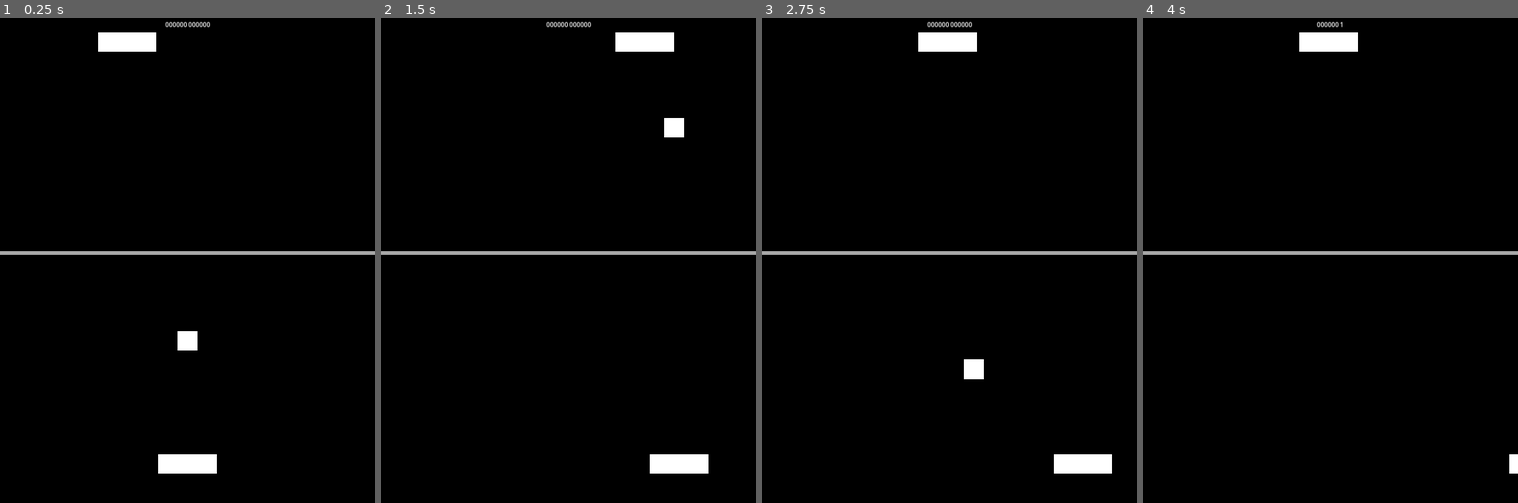
Above: before the commit, frames 1-4 (left to right).
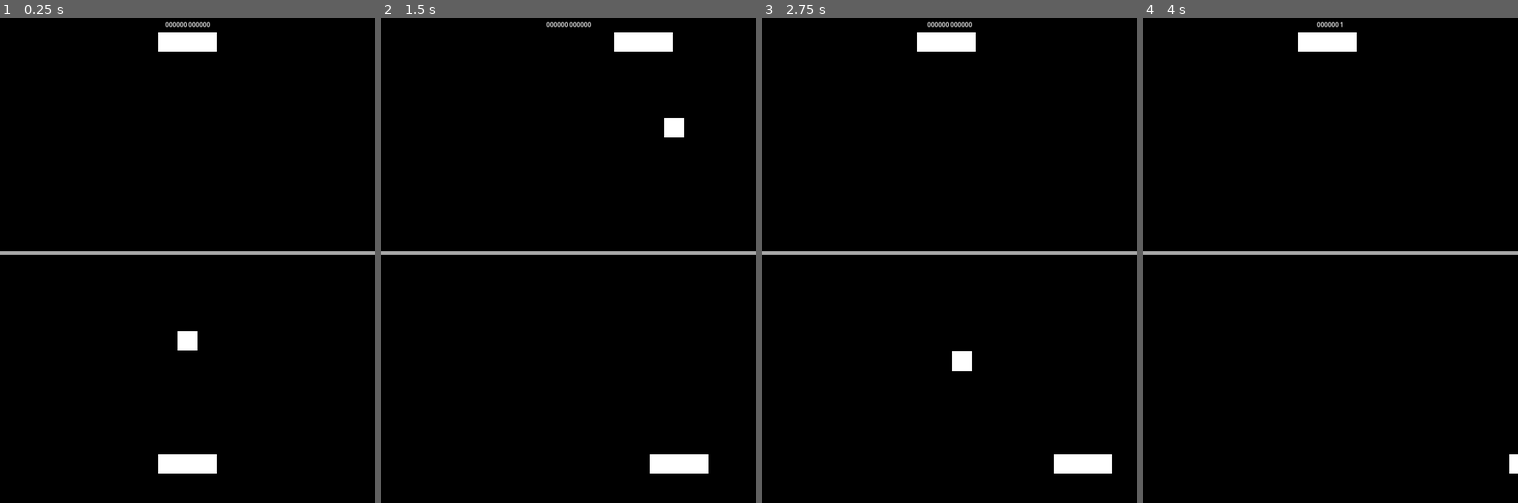
Above: after the commit, the same moments.

Repository: AlixBarreaux/pong-bup
Game: Godot game, scene res://scenes/game.tscn
Two runs of this game, one before a commit and one after it. Both use one fixed random seed, a clock stepped at 60 frames per second and the inputs below.
Inputs:
- Up to frame 1 (0.25 s): no input
- Up to frame 2 (1.5 s): hold D (move_right) 0.53-1.28 s; hold A (move_left) from 1.28 s (still down)
- Up to frame 3 (2.75 s): release A (move_left) at 2.03 s; hold D (move_right) from 2.03 s (still down)
- Up to frame 4 (4 s): release D (move_right) at 3.53 s; hold A (move_left) from 3.53 s (still down)

The runs differ from the first frame. In frame 1, 1.2% of the frame differs, in the area x 26-58%, y 2-7%; in frame 2, less than 0.1%; in frame 3, 0.4%; in frame 4, less than 0.1%.

Commit message:
Tweak: Reposition AI paddle
In thecenter of the arena on the X axis

Diff:
--- a/scenes/level.tscn
+++ b/scenes/level.tscn
@@ -36,7 +36,7 @@
 position = Vector2(480, 1180)
 
 [node name="PaddleAI" parent="Actors/Paddles" instance=ExtResource("5_byl24")]
-position = Vector2(209, 100)
+position = Vector2(480, 100)
 
 [node name="GoalDetectors" parent="." node_paths=PackedStringArray("balls") instance=ExtResource("3_kh5r0")]
 balls = NodePath("../Actors/Balls")
